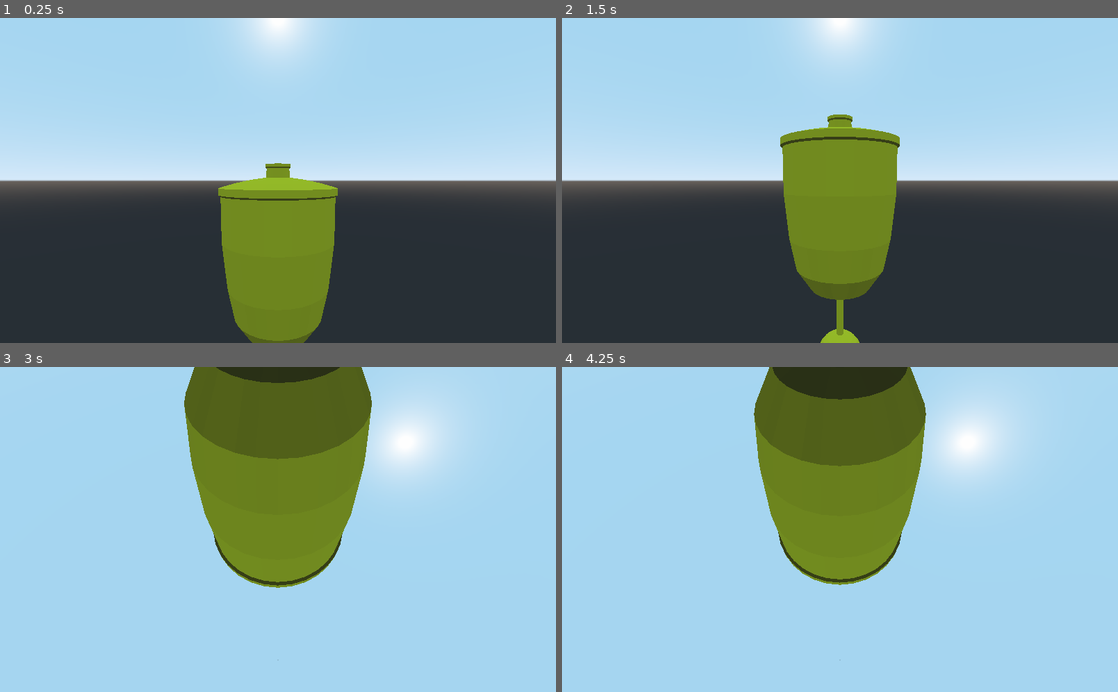
Above: before the commit, frames 1-4 (two rows, left to right).
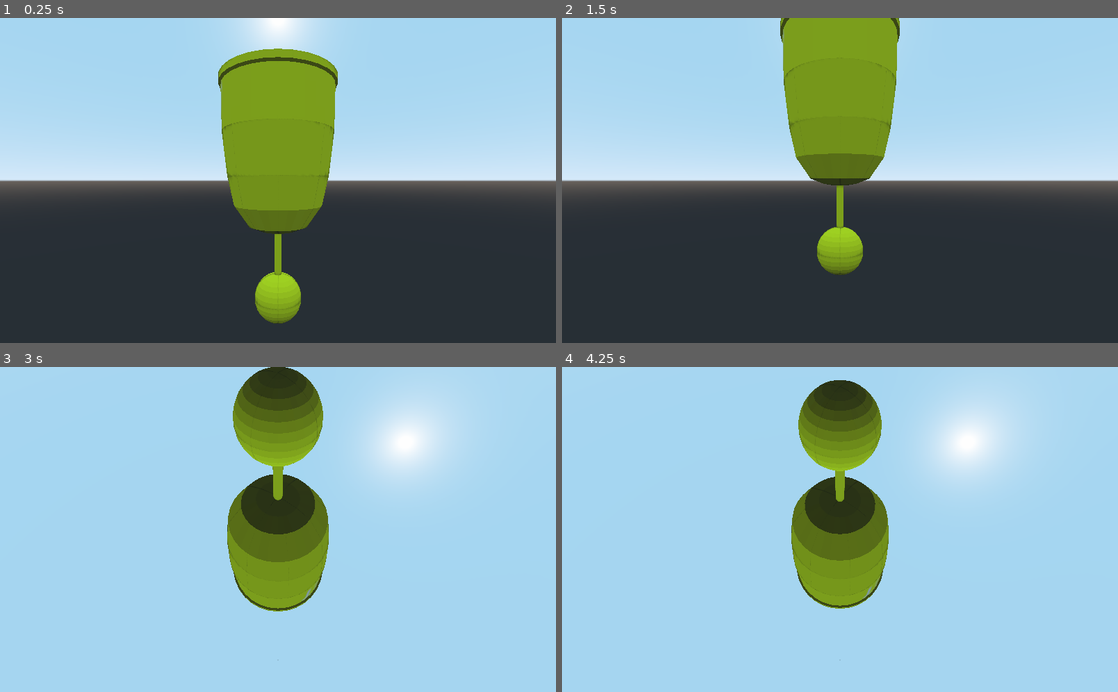
Above: after the commit, the same moments.

Repository: GreenBlackSky/Bouyant
Game: Godot game, scene res://scenes/Hull.tscn
Two runs of this game, one before a commit and one after it. Both use one fixed random seed, a clock stepped at 60 frames per second and the inputs below.
Inputs (mouse positions are in pixels of both pictures, inside the frame that each line leads up to):
- Up to frame 1 (0.25 s): no input
- Up to frame 2 (1.5 s): tap Enter at 0.5 s; move the mouse to (962, 164) at 0.52 s; tap S (move_camera_down) at 0.6 s; tap W (move_camera_up) at 0.8, 1.35 s; tap Space at 1.25 s; move the mouse to (728, 196) at 1.27 s
- Up to frame 3 (3 s): tap S (move_camera_down) at 1.55 s; tap Enter at 2 s; move the mouse to (333, 458) at 2.02 s; hold Middle mouse button (camera_control) 2.03-2.78 s; tap W (move_camera_up) at 2.3 s; move the mouse to (250, 594) at 2.77 s; tap Mouse wheel up (camera_zoom_in) at 2.85 s
- Up to frame 4 (4.25 s): tap S (move_camera_down) at 3.05 s; move the mouse to (1006, 578) at 3.52 s; tap Mouse wheel down (camera_zoom_out) at 3.6 s; tap W (move_camera_up) at 3.8 s

The runs differ from the first frame. In frame 1, 16% of the frame differs, in the area x 39-61%, y 9-100%; in frame 2, 15%; in frame 3, 15%; in frame 4, 14%.

Commit message:
split hull into pieces

Diff:
--- a/scenes/Hull.tscn
+++ b/scenes/Hull.tscn
@@ -1,13 +1,40 @@
-[gd_scene load_steps=7 format=2]
+[gd_scene load_steps=34 format=2]
 
-[ext_resource path="res://models/Hull_base_yellow.png" type="Texture" id=1]
-[ext_resource path="res://models/Buoy_hull.obj" type="ArrayMesh" id=2]
+[ext_resource path="res://models/hull_pieces/Level_2_7.obj" type="ArrayMesh" id=1]
+[ext_resource path="res://models/hull_pieces/Level_2_8.obj" type="ArrayMesh" id=2]
 [ext_resource path="res://scripts/camera_animation.gd" type="Script" id=3]
+[ext_resource path="res://models/Hull_in_pieces.png" type="Texture" id=4]
+[ext_resource path="res://models/hull_pieces/Level_3_3.obj" type="ArrayMesh" id=5]
+[ext_resource path="res://models/hull_pieces/Level_3_6.obj" type="ArrayMesh" id=6]
+[ext_resource path="res://models/hull_pieces/Level_3_7.obj" type="ArrayMesh" id=7]
+[ext_resource path="res://models/hull_pieces/Level_3_8.obj" type="ArrayMesh" id=8]
+[ext_resource path="res://models/hull_pieces/Level_3_2.obj" type="ArrayMesh" id=9]
+[ext_resource path="res://models/hull_pieces/Level_3_4.obj" type="ArrayMesh" id=10]
+[ext_resource path="res://models/hull_pieces/Level_3_5.obj" type="ArrayMesh" id=11]
+[ext_resource path="res://models/hull_pieces/Level_4.obj" type="ArrayMesh" id=12]
+[ext_resource path="res://models/hull_pieces/Level_3_1.obj" type="ArrayMesh" id=13]
+[ext_resource path="res://models/hull_pieces/Level_2_2.obj" type="ArrayMesh" id=14]
+[ext_resource path="res://models/hull_pieces/Floor_1.obj" type="ArrayMesh" id=15]
+[ext_resource path="res://models/hull_pieces/Floor_2.obj" type="ArrayMesh" id=16]
+[ext_resource path="res://models/hull_pieces/Level_1_3.obj" type="ArrayMesh" id=17]
+[ext_resource path="res://models/hull_pieces/Level_1_5.obj" type="ArrayMesh" id=18]
+[ext_resource path="res://models/hull_pieces/Level_1_4.obj" type="ArrayMesh" id=19]
+[ext_resource path="res://models/hull_pieces/Level_1_6.obj" type="ArrayMesh" id=20]
+[ext_resource path="res://models/hull_pieces/Level_2_3.obj" type="ArrayMesh" id=21]
+[ext_resource path="res://models/hull_pieces/Level_2_4.obj" type="ArrayMesh" id=22]
+[ext_resource path="res://models/hull_pieces/Level_0.obj" type="ArrayMesh" id=23]
+[ext_resource path="res://models/hull_pieces/Level_2_5.obj" type="ArrayMesh" id=24]
+[ext_resource path="res://models/hull_pieces/Level_2_6.obj" type="ArrayMesh" id=25]
+[ext_resource path="res://models/hull_pieces/Level_1_1.obj" type="ArrayMesh" id=26]
+[ext_resource path="res://models/hull_pieces/Level_1_7.obj" type="ArrayMesh" id=27]
+[ext_resource path="res://models/hull_pieces/Level_1_8.obj" type="ArrayMesh" id=28]
+[ext_resource path="res://models/hull_pieces/Level_2_1.obj" type="ArrayMesh" id=29]
+[ext_resource path="res://models/hull_pieces/Level_1_2.obj" type="ArrayMesh" id=30]
 
-[sub_resource type="SpatialMaterial" id=1]
-albedo_texture = ExtResource( 1 )
+[sub_resource type="SpatialMaterial" id=4]
+albedo_texture = ExtResource( 4 )
 
-[sub_resource type="Animation" id=2]
+[sub_resource type="Animation" id=5]
 resource_name = "move_camera_down"
 tracks/0/type = "bezier"
 tracks/0/path = NodePath("AnimationPlayer/camera_pivot/camera_base:translation:y")
@@ -35,21 +62,131 @@
 
 [node name="Hull" type="Spatial"]
 
-[node name="Buoy_hull" type="MeshInstance" parent="."]
+[node name="pieces" type="Spatial" parent="."]
+
+[node name="Floor_1" type="MeshInstance" parent="pieces"]
+mesh = ExtResource( 15 )
+material/0 = SubResource( 4 )
+
+[node name="Floor_2" type="MeshInstance" parent="pieces"]
+mesh = ExtResource( 16 )
+material/0 = SubResource( 4 )
+
+[node name="Level_0" type="MeshInstance" parent="pieces"]
+mesh = ExtResource( 23 )
+material/0 = SubResource( 4 )
+
+[node name="Level_1_1" type="MeshInstance" parent="pieces"]
+mesh = ExtResource( 26 )
+material/0 = SubResource( 4 )
+
+[node name="Level_1_2" type="MeshInstance" parent="pieces"]
+mesh = ExtResource( 30 )
+material/0 = SubResource( 4 )
+
+[node name="Level_1_3" type="MeshInstance" parent="pieces"]
+mesh = ExtResource( 17 )
+material/0 = SubResource( 4 )
+
+[node name="Level_1_4" type="MeshInstance" parent="pieces"]
+mesh = ExtResource( 19 )
+material/0 = SubResource( 4 )
+
+[node name="Level_1_5" type="MeshInstance" parent="pieces"]
+mesh = ExtResource( 18 )
+material/0 = SubResource( 4 )
+
+[node name="Level_1_6" type="MeshInstance" parent="pieces"]
+mesh = ExtResource( 20 )
+material/0 = SubResource( 4 )
+
+[node name="Level_1_7" type="MeshInstance" parent="pieces"]
+mesh = ExtResource( 27 )
+material/0 = SubResource( 4 )
+
+[node name="Level_1_8" type="MeshInstance" parent="pieces"]
+mesh = ExtResource( 28 )
+material/0 = SubResource( 4 )
+
+[node name="Level_2_1" type="MeshInstance" parent="pieces"]
+mesh = ExtResource( 29 )
+material/0 = SubResource( 4 )
+
+[node name="Level_2_2" type="MeshInstance" parent="pieces"]
+mesh = ExtResource( 14 )
+material/0 = SubResource( 4 )
+
+[node name="Level_2_3" type="MeshInstance" parent="pieces"]
+mesh = ExtResource( 21 )
+material/0 = SubResource( 4 )
+
+[node name="Level_2_4" type="MeshInstance" parent="pieces"]
+mesh = ExtResource( 22 )
+material/0 = SubResource( 4 )
+
+[node name="Level_2_5" type="MeshInstance" parent="pieces"]
+mesh = ExtResource( 24 )
+material/0 = SubResource( 4 )
+
+[node name="Level_2_6" type="MeshInstance" parent="pieces"]
+mesh = ExtResource( 25 )
+material/0 = SubResource( 4 )
+
+[node name="Level_2_7" type="MeshInstance" parent="pieces"]
+mesh = ExtResource( 1 )
+material/0 = SubResource( 4 )
+
+[node name="Level_2_8" type="MeshInstance" parent="pieces"]
 mesh = ExtResource( 2 )
-material/0 = SubResource( 1 )
+material/0 = SubResource( 4 )
 
-[node name="AnimationPlayer" type="AnimationPlayer" parent="Buoy_hull"]
-anims/move_camera_down = SubResource( 2 )
-anims/move_camera_up = SubResource( 3 )
+[node name="Level_3_1" type="MeshInstance" parent="pieces"]
+mesh = ExtResource( 13 )
+material/0 = SubResource( 4 )
+
+[node name="Level_3_2" type="MeshInstance" parent="pieces"]
+mesh = ExtResource( 9 )
+material/0 = SubResource( 4 )
+
+[node name="Level_3_3" type="MeshInstance" parent="pieces"]
+mesh = ExtResource( 5 )
+material/0 = SubResource( 4 )
+
+[node name="Level_3_4" type="MeshInstance" parent="pieces"]
+mesh = ExtResource( 10 )
+material/0 = SubResource( 4 )
+
+[node name="Level_3_5" type="MeshInstance" parent="pieces"]
+mesh = ExtResource( 11 )
+material/0 = SubResource( 4 )
+
+[node name="Level_3_6" type="MeshInstance" parent="pieces"]
+mesh = ExtResource( 6 )
+material/0 = SubResource( 4 )
+
+[node name="Level_3_7" type="MeshInstance" parent="pieces"]
+mesh = ExtResource( 7 )
+material/0 = SubResource( 4 )
+
+[node name="Level_3_8" type="MeshInstance" parent="pieces"]
+mesh = ExtResource( 8 )
+material/0 = SubResource( 4 )
+
+[node name="Level_4" type="MeshInstance" parent="pieces"]
+mesh = ExtResource( 12 )
+material/0 = SubResource( 4 )
+
+[node name="AnimationPlayer" type="AnimationPlayer" parent="."]
+anims/move_camera_down = SubResource( 5 )
+anims/move_camera_up = SubResource( 6 )
 script = ExtResource( 3 )
 
-[node name="camera_pivot" type="Spatial" parent="Buoy_hull/AnimationPlayer"]
+[node name="camera_pivot" type="Spatial" parent="AnimationPlayer"]
 transform = Transform( 1, 0, 0, 0, 1, 0, 0, 0, 1, 0, 6, 0 )
 
-[node name="camera_base" type="Spatial" parent="Buoy_hull/AnimationPlayer/camera_pivot"]
+[node name="camera_base" type="Spatial" parent="AnimationPlayer/camera_pivot"]
 
-[node name="camera" type="Camera" parent="Buoy_hull/AnimationPlayer/camera_pivot/camera_base"]
+[node name="camera" type="Camera" parent="AnimationPlayer/camera_pivot/camera_base"]
 transform = Transform( 1, 0, 0, 0, 1, 0, 0, 0, 1, 0, 0, 10 )
 
-[connection signal="animation_finished" from="Buoy_hull/AnimationPlayer" to="Buoy_hull/AnimationPlayer" method="_animation_finished"]
+[connection signal="animation_finished" from="AnimationPlayer" to="AnimationPlayer" method="_animation_finished"]
Not shown, removed: models/Buoy_hull.obj
Not shown, removed: models/Buoy_hull.obj.import
Binary file removed: models/Hull_base_yellow.png
Binary file added: models/Hull_in_pieces.png
Not shown, changed: models/Hull_in_pieces.png.import
Not shown, changed: models/hull_pieces/Floor_1.mtl
Not shown, added: models/hull_pieces/Floor_1.obj
Not shown, added: models/hull_pieces/Floor_1.obj.import
Not shown, added: models/hull_pieces/Floor_2.mtl
Not shown, added: models/hull_pieces/Floor_2.obj
Not shown, added: models/hull_pieces/Floor_2.obj.import
Not shown, added: models/hull_pieces/Level_0.mtl
(and 80 more such lines)
